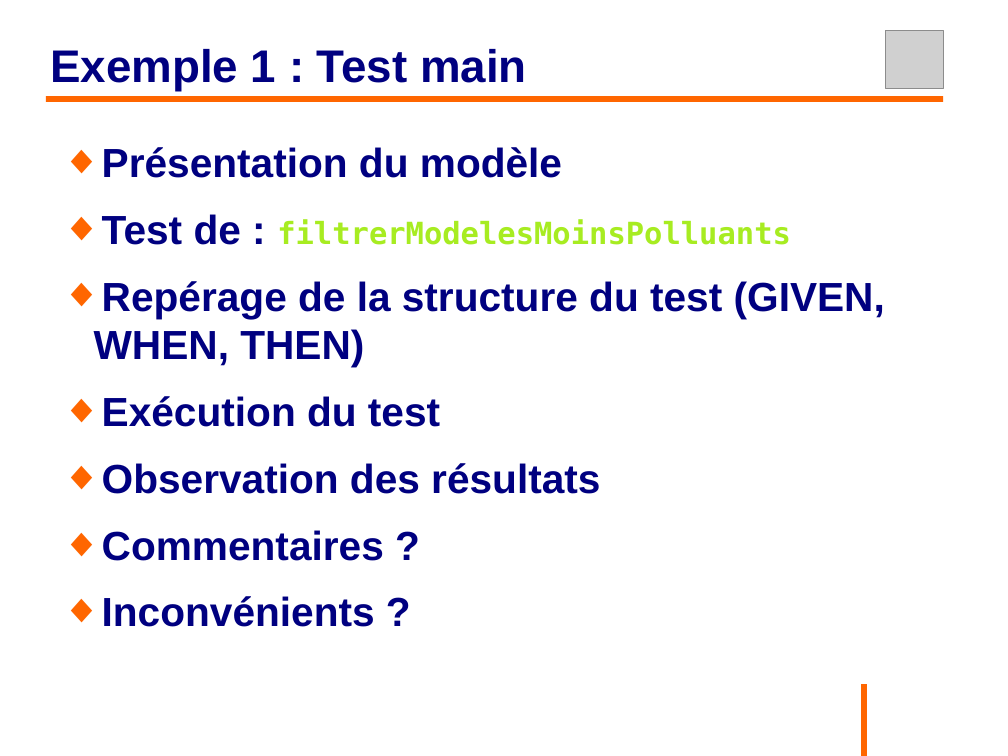
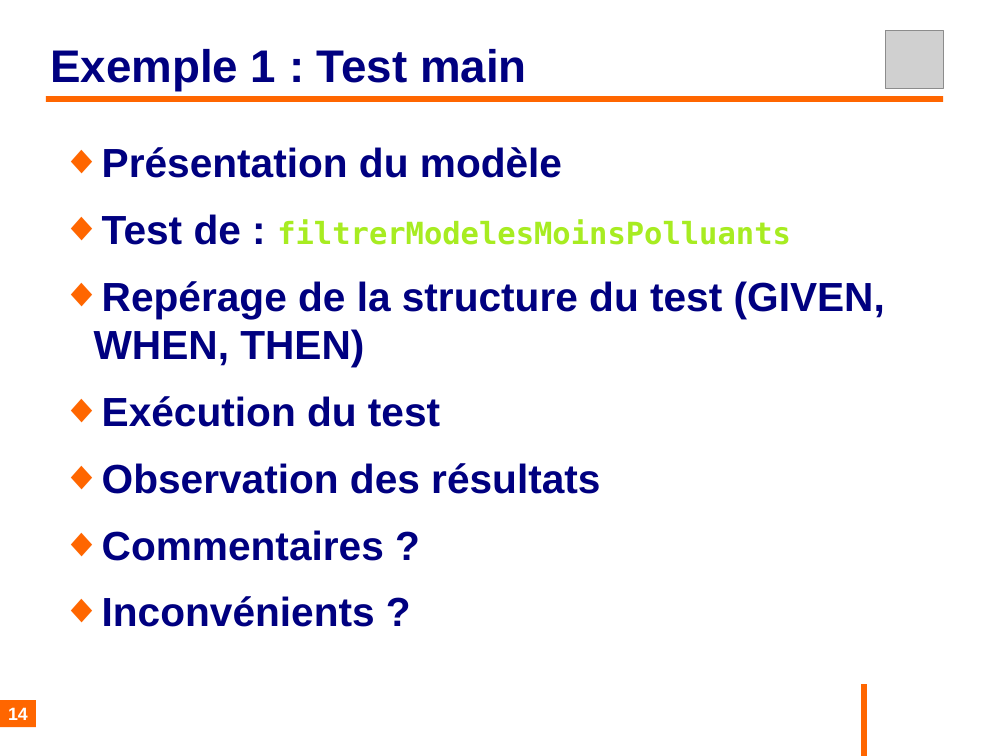
Before and after one commit to philphils/tests-unitaires-et-moins-unitaires, a slide deck: slide 14 of tests-unitaires-cours/nouveauDiapo/diapo_tests_unitaires.odp. Drawn at 1008x756 pixels with LibreOffice and Linux fonts; fonts in the diff are those of the drawing; grey boxes stand for pictures; background and template pictures are left out. Boxes give left, top, right and bottom in pixels: in the first picture for what was removed or moved away, otherwise in the second. Text is boxed around its words. In the diff, an @@ line names an element or a change of style, - is before the commit and + after.

```diff
--- a/tests-unitaires-cours/nouveauDiapo/diapo_tests_unitaires.odp
+++ b/tests-unitaires-cours/nouveauDiapo/diapo_tests_unitaires.odp
@@ page number added at (0, 701, 36, 728), fill #FF6600, 14 pt, text #FFFFFF, bold @@
+14
```
Also in this commit, not shown: 61 other slides changed.
